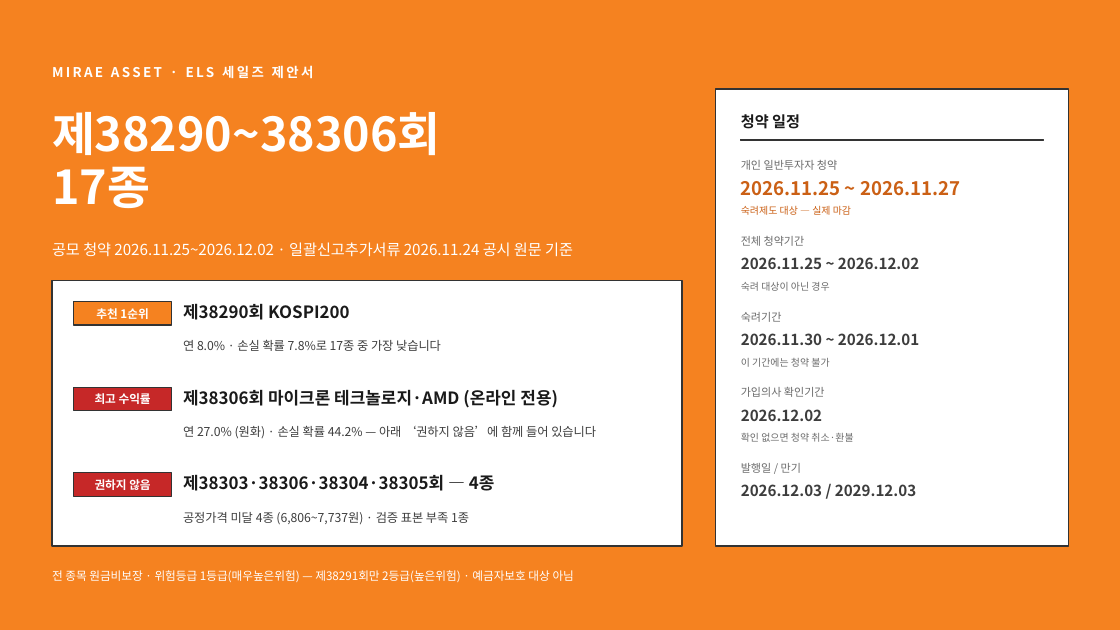
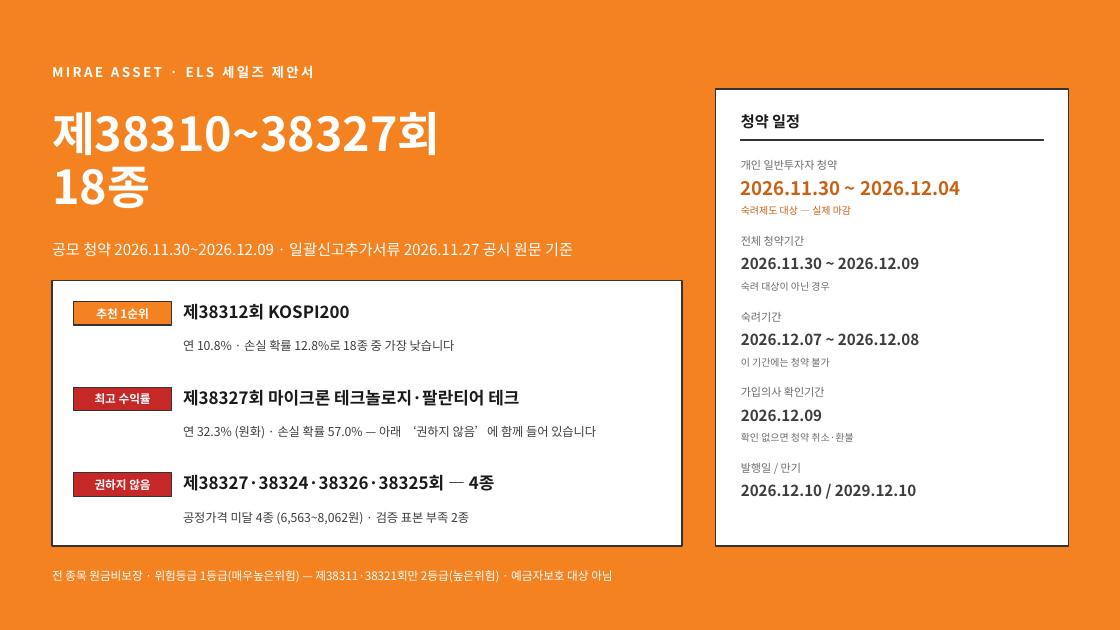
Before and after one commit to hanaroline/work_1, a slide deck: slide 1 of els-sales-deck.pptx. Drawn at 1120x630 pixels with LibreOffice and Linux fonts; fonts in the diff are those of the drawing. Boxes give left, top, right and bottom in pixels: in the first picture for what was removed or moved away, otherwise in the second. Text is boxed around its words. In the diff, an @@ line names an element or a change of style, - is before the commit and + after.

```diff
--- a/els-sales-deck.pptx
+++ b/els-sales-deck.pptx
@@ text at <box>52,112,440,208</box>: text changed @@
-제38290~38306회
-17종
+제38310~38327회
+18종
@@ text at <box>741,181,960,196</box>: text changed @@
-2026.11.25 ~ 2026.11.27
+2026.11.30 ~ 2026.12.04
@@ text at <box>52,242,573,257</box>: text changed @@
-공모 청약 2026.11.25~2026.12.02 · 일괄신고추가서류 2026.11.24 공시 원문 기준
+공모 청약 2026.11.30~2026.12.09 · 일괄신고추가서류 2026.11.27 공시 원문 기준
@@ text at <box>741,257,919,269</box>: text changed @@
-2026.11.25 ~ 2026.12.02
+2026.11.30 ~ 2026.12.09
@@ text at <box>183,303,350,320</box>: text changed @@
-제38290회 KOSPI200
+제38312회 KOSPI200
@@ text at <box>183,340,455,351</box>: text changed @@
-연 8.0% · 손실 확률 7.8%로 17종 중 가장 낮습니다
+연 10.8% · 손실 확률 12.8%로 18종 중 가장 낮습니다
@@ text at <box>741,333,919,345</box>: text changed @@
-2026.11.30 ~ 2026.12.01
+2026.12.07 ~ 2026.12.08
@@ text at <box>183,389,519,406</box>: text changed @@
-제38306회 마이크론 테크놀로지·AMD (온라인 전용)
+제38327회 마이크론 테크놀로지·팔란티어 테크
@@ text at <box>741,409,822,421</box>: text changed @@
-2026.12.02
+2026.12.09
@@ text at <box>183,425,596,438</box>: text changed @@
-연 27.0% (원화) · 손실 확률 44.2% — 아래 ‘권하지 않음’에 함께 들어 있습니다
+연 32.3% (원화) · 손실 확률 57.0% — 아래 ‘권하지 않음’에 함께 들어 있습니다
@@ text at <box>183,474,495,491</box>: text changed @@
-제38303·38306·38304·38305회 — 4종
+제38327·38324·38326·38325회 — 4종
@@ text at <box>741,484,916,496</box>: text changed @@
-2026.12.03 / 2029.12.03
+2026.12.10 / 2029.12.10
@@ text at <box>183,512,469,524</box>: text changed @@
-공정가격 미달 4종 (6,806~7,737원) · 검증 표본 부족 1종
+공정가격 미달 4종 (6,563~8,062원) · 검증 표본 부족 2종
@@ text at <box>52,570,612,582</box>: text changed @@
-전 종목 원금비보장 · 위험등급 1등급(매우높은위험) — 제38291회만 2등급(높은위험) · 예금자보호 대상 아님
+전 종목 원금비보장 · 위험등급 1등급(매우높은위험) — 제38311·38321회만 2등급(높은위험) · 예금자보호 대상 아님
```
Also in this commit, not shown: 7 other slides changed, 20 other files.
